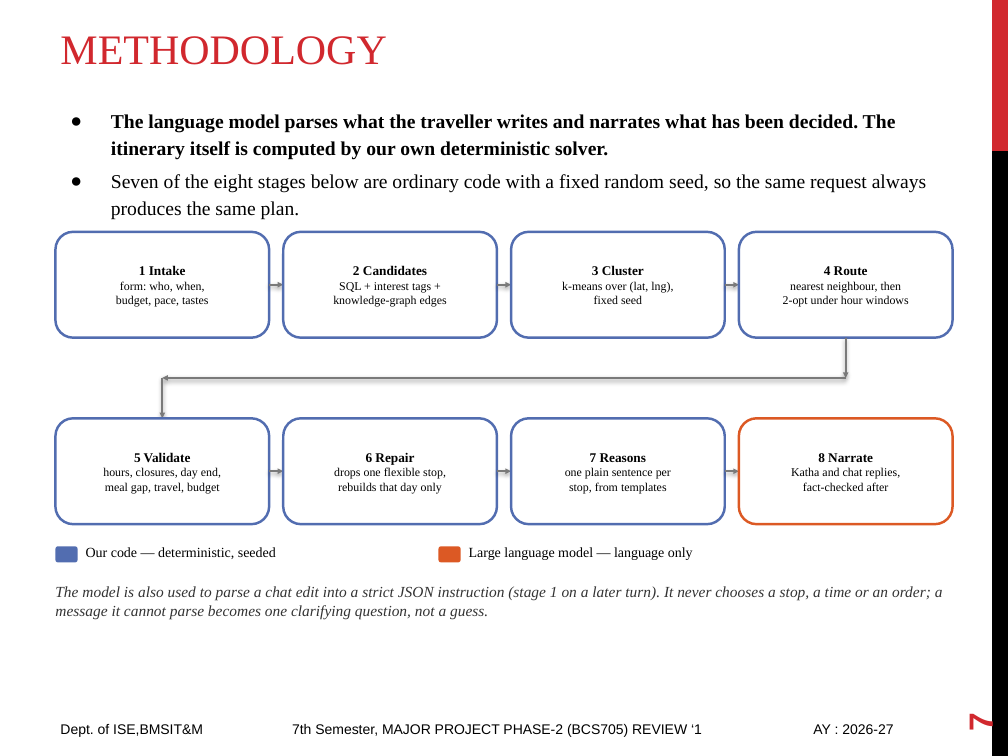
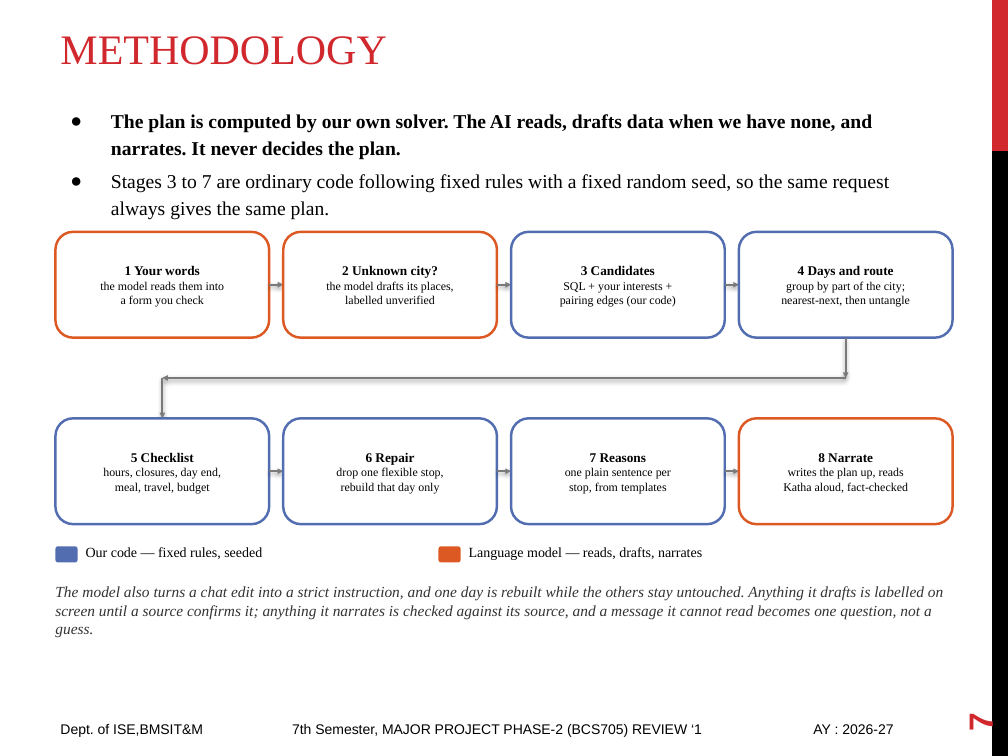
Before and after one commit to Pushkar69RS/NovaTripAI, a slide deck: slide 7 of docs/review1/Travel_Yantra_Phase2_Review1.pptx. Drawn at 1008x756 pixels with LibreOffice and Linux fonts; fonts in the diff are those of the drawing. Boxes give left, top, right and bottom in pixels: in the first picture for what was removed or moved away, otherwise in the second. Text is boxed around its words. In the diff, an @@ line names an element or a change of style, - is before the commit and + after.

```diff
--- a/docs/review1/Travel_Yantra_Phase2_Review1.pptx
+++ b/docs/review1/Travel_Yantra_Phase2_Review1.pptx
@@ text at [111, 114, 890, 220]: text changed; bold off @@
-● The language model parses what the traveller writes and narrates what has been decided. The itinerary itself is computed by our own deterministic solver.
-● Seven of the eight stages below are ordinary code with a fixed random seed, so the same request always produces the same plan.
+● The plan is computed by our own solver. The AI reads, drafts data when we have none, and narrates. It never decides the plan.
+● Stages 3 to 7 are ordinary code following fixed rules with a fixed random seed, so the same request always gives the same plan.
@@ rounded rectangle "1 Your words" at [55, 232, 269, 338]: outline #526DB0 1.75 pt to #DC5924 1.75 pt @@
@@ rounded rectangle "2 Unknown city?" at [283, 232, 497, 338]: outline #526DB0 1.75 pt to #DC5924 1.75 pt @@
@@ text in rounded rectangle at [100, 265, 225, 307]: text changed @@
-1 Intake
-form: who, when,
-budget, pace, tastes
+1 Your words
+the model reads them into
+a form you check
@@ text in rounded rectangle at [326, 265, 454, 304]: text changed @@
-2 Candidates
-SQL + interest tags +
-knowledge-graph edges
+2 Unknown city?
+the model drafts its places,
+labelled unverified
@@ text in rounded rectangle at [560, 265, 675, 307]: text changed @@
-3 Cluster
-k-means over (lat, lng),
-fixed seed
+3 Candidates
+SQL + your interests +
+pairing edges (our code)
@@ text in rounded rectangle at [781, 265, 910, 307]: text changed @@
-4 Route
-nearest neighbour, then
-2-opt under hour windows
+4 Days and route
+group by part of the city;
+nearest-next, then untangle
@@ text in rounded rectangle at [131, 452, 194, 462]: text changed @@
-5 Validate
+5 Checklist
@@ text in rounded rectangle at [336, 467, 444, 493]: text changed @@
-drops one flexible stop,
-rebuilds that day only
+drop one flexible stop,
+rebuild that day only
@@ text in rounded rectangle at [783, 467, 908, 493]: text changed @@
-Katha and chat replies,
-fact-checked after
+writes the plan up, reads
+Katha aloud, fact-checked
@@ text in rounded rectangle at [115, 482, 209, 493]: text changed @@
-meal gap, travel, budget
+meal, travel, budget
@@ text at [86, 547, 262, 559]: text changed @@
-Our code — deterministic, seeded
+Our code — fixed rules, seeded
@@ text at [469, 547, 702, 560]: text changed @@
-Large language model — language only
+Language model — reads, drafts, narrates
@@ text at [55, 586, 943, 638]: text changed @@
-The model is also used to parse a chat edit into a strict JSON instruction (stage 1 on a later turn). It never chooses a stop, a time or an order; a message it cannot parse becomes one clarifying question, not a guess.
+The model also turns a chat edit into a strict instruction, and one day is rebuilt while the others stay untouched. Anything it drafts is labelled on screen until a source confirms it; anything it narrates is checked against its source, and a message it cannot read becomes one question, not a guess.
```
Also in this commit, not shown: 10 other slides changed, 1 slide added, 9 other files.
